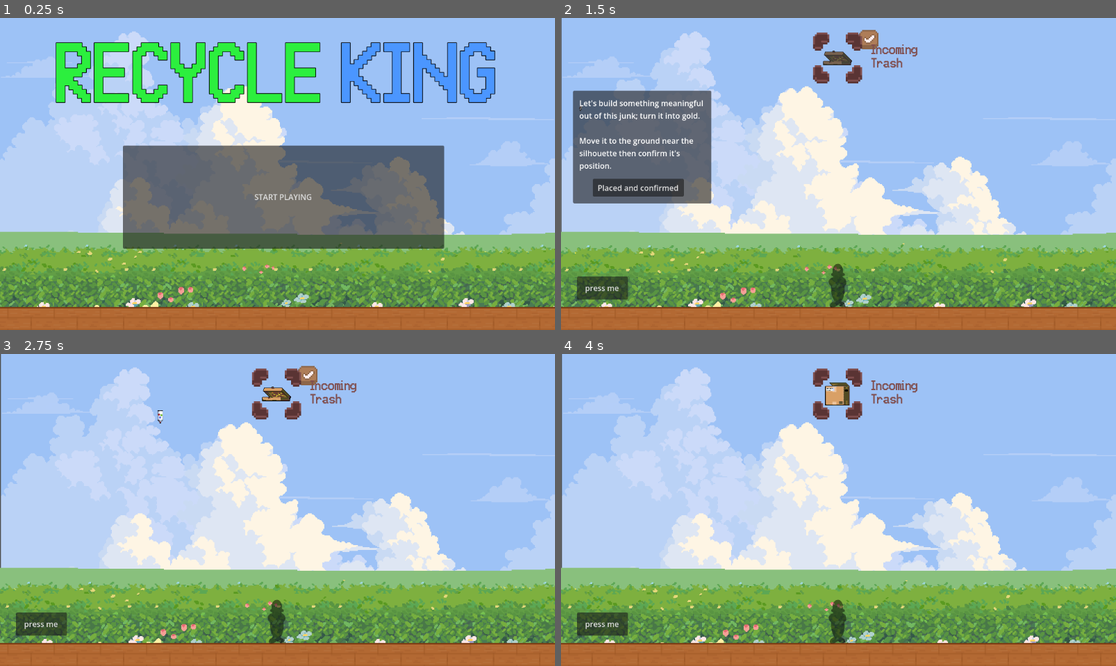
Above: before the commit, frames 1-4 (two rows, left to right).
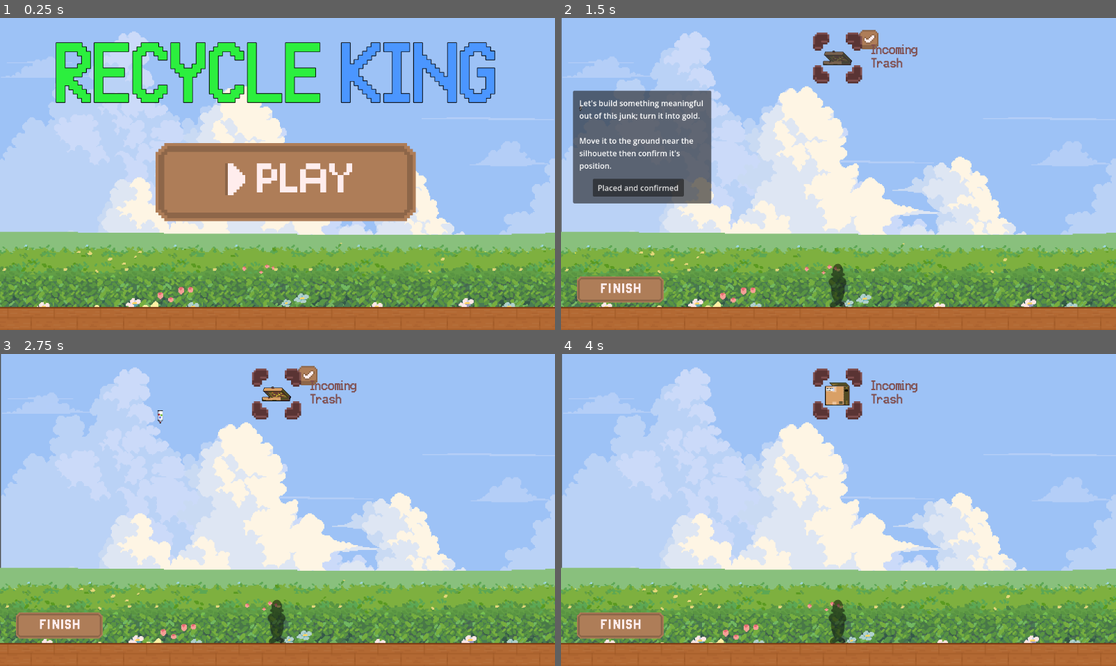
Above: after the commit, the same moments.

Repository: funkymonkeysgames/lame-jam-59
Game: Godot game, scene res://Scenes/main.tscn
Same seed, same stepped clock (60 frames per second), same inputs: the game is played once before the commit and once after it.
Inputs (mouse positions are in pixels of both pictures, inside the frame that each line leads up to; where the layout moved, square brackets give the same spot in the first picture):
- Up to frame 1 (0.25 s): no input
- Up to frame 2 (1.5 s): click (844, 183) [844, 195] at 0.5 s; click (838, 58) at 1.25 s
- Up to frame 3 (2.75 s): click "Placed and confirmed" at 2 s
- Up to frame 4 (4 s): click (599, 625) at 2.75 s, where only the run before the commit has a clickable "press me"; click "Replay" at 3.5 s

The runs differ from the first frame. In frame 1, 20% of the frame differs, in the area x 22-81%, y 40-74%; in frame 2, 1.3%; in frame 3, 1.3%; in frame 4, 1.3%.
Error in both runs: Invalid access to property or key 'neighbour_area2d' on a base object of type 'previously freed'. (res://Scripts/neighbour_manager.gd:21)

Commit message:
made buttons nicer

Diff:
--- a/Scenes/main.tscn
+++ b/Scenes/main.tscn
@@ -4,9 +4,11 @@
 [ext_resource type="PackedScene" uid="uid://d2wle73x0ng8r" path="res://Scenes/floor.tscn" id="2_bo1nx"]
 [ext_resource type="PackedScene" uid="uid://gagkmr2exnfs" path="res://Scenes/Silhouettes/silhouette_manager.tscn" id="2_h1bgf"]
 [ext_resource type="Script" uid="uid://di3ad1sghrct5" path="res://Scripts/neighbour_manager.gd" id="2_jjvhh"]
+[ext_resource type="Texture2D" uid="uid://cesb86cihtd2q" path="res://Assets/UI/start_button.png" id="3_6vcvc"]
 [ext_resource type="PackedScene" uid="uid://ccglcr6p2if0w" path="res://Scenes/tetris_spawner.tscn" id="3_8gbba"]
 [ext_resource type="Script" uid="uid://b4hy7vd5jw7fd" path="res://Scripts/tutorial_ui.gd" id="3_cbgmd"]
 [ext_resource type="Script" uid="uid://b4ibutrjluh7o" path="res://Scripts/tutorial_panel.gd" id="4_1w6v2"]
+[ext_resource type="Texture2D" uid="uid://bf4q4me1kw3tm" path="res://Assets/UI/start_button_pressed.png" id="4_7k868"]
 [ext_resource type="Texture2D" uid="uid://dnodbo2fvoqud" path="res://Assets/background/Floor/2.png" id="4_kry3j"]
 [ext_resource type="Texture2D" uid="uid://brac6qs81s5tq" path="res://Assets/background/Floor/3.png" id="5_21xkr"]
 [ext_resource type="Texture2D" uid="uid://l6tkkro3xkcj" path="res://Assets/background/Sky/1.png" id="6_344ge"]
@@ -26,6 +28,8 @@
 [ext_resource type="AudioStream" uid="uid://cnr232bjrh75b" path="res://Assets/sfx/pickupp.wav" id="22_ee4r6"]
 [ext_resource type="AudioStream" uid="uid://b7tfn84cvu1ex" path="res://Assets/sfx/contact.wav" id="22_u50mg"]
 [ext_resource type="AudioStream" uid="uid://dx1ol6uci5e2y" path="res://Assets/sfx/click.wav" id="23_gt3je"]
+[ext_resource type="Texture2D" uid="uid://cd4s4py3b1hv7" path="res://Assets/UI/finish_button.png" id="24_hpc6h"]
+[ext_resource type="Texture2D" uid="uid://cvpgkqmf4tj8x" path="res://Assets/UI/finish_button_pressed.png" id="25_kltya"]
 [ext_resource type="AudioStream" uid="uid://dpm03a74rjqpt" path="res://Assets/sfx/whoosh.wav" id="25_u50mg"]
 
 [sub_resource type="LabelSettings" id="LabelSettings_cbgmd"]
@@ -315,13 +319,16 @@
 label_settings = SubResource("LabelSettings_1w6v2")
 horizontal_alignment = 2
 
-[node name="StartButton" type="Button" parent="title_screen" unique_id=230021622]
-layout_mode = 0
-offset_left = 255.0
-offset_top = 265.0
-offset_right = 922.0
-offset_bottom = 479.0
-text = "START PLAYING"
+[node name="StartButton" type="TextureButton" parent="title_screen" unique_id=1070775050]
+texture_filter = 1
+layout_mode = 0
+offset_left = 323.0
+offset_top = 260.0
+offset_right = 413.0
+offset_bottom = 287.0
+scale = Vector2(6, 6)
+texture_normal = ExtResource("3_6vcvc")
+texture_pressed = ExtResource("4_7k868")
 
 [node name="NeighbourManager" type="Node" parent="." unique_id=962948133]
 script = ExtResource("2_jjvhh")
@@ -599,13 +606,16 @@
 offset_bottom = 286.0
 text = "It's rotating time"
 
-[node name="Button" type="Button" parent="." unique_id=709874671]
-visible = false
+[node name="Button" type="TextureButton" parent="." unique_id=940598135]
+visible = false
+texture_filter = 1
 offset_left = 33.0
 offset_top = 537.0
 offset_right = 139.0
 offset_bottom = 585.0
-text = "press me"
+scale = Vector2(2, 2)
+texture_normal = ExtResource("24_hpc6h")
+texture_pressed = ExtResource("25_kltya")
 
 [node name="SFX" type="Node" parent="." unique_id=1276990243]
 
@@ -631,6 +641,8 @@
 
 [connection signal="button_down" from="title_screen/StartButton" to="." method="_on_start_button_button_down"]
 [connection signal="button_down" from="title_screen/StartButton" to="Tutorial UI" method="_on_start_button_button_down"]
+[connection signal="button_up" from="title_screen/StartButton" to="." method="_on_start_button_button_up"]
+[connection signal="button_up" from="title_screen/StartButton" to="Tutorial UI" method="_on_start_button_button_up"]
 [connection signal="timeout" from="Background/Floor2/Timer" to="Background/Floor2/AnimatedSprite2D2" method="_on_timer_timeout"]
 [connection signal="timeout" from="Background/Sky/Timer" to="Background/Sky" method="_on_timer_timeout"]
 [connection signal="level_resetted" from="SilhouetteManager" to="ObjectsList" method="_on_silhouette_manager_level_resetted"]
@@ -641,3 +653,4 @@
 [connection signal="visibility_changed" from="Tutorial UI/Tutorial4" to="Tutorial UI/Tutorial3" method="_on_tutorial_4_visibility_changed"]
 [connection signal="button_down" from="Button" to="SilhouetteManager" method="_on_finish_button_button_down"]
 [connection signal="button_down" from="Button" to="ObjectsList" method="_on_result_button_button_down"]
+[connection signal="button_up" from="Button" to="SilhouetteManager" method="_on_finish_button_button_up"]
--- a/Scripts/main.gd
+++ b/Scripts/main.gd
@@ -8,7 +8,7 @@
 @export var silhouettemanager: Control
 @export var tetris_spawner: Node2D
 @export var objects_list: Node2D
-@export var button: Button
+@export var button: TextureButton
 @export var sfx: Node
 @export var tutorial_ui: Control
 
@@ -22,7 +22,7 @@
 	pass
 
 
-func _on_start_button_button_down() -> void:
+func _on_start_button_button_up() -> void:
 	title_screen.visible = false
 	title_screen.process_mode = Node.PROCESS_MODE_DISABLED
 	tutorial_ui.visible = true
--- a/Scripts/silhouette_manager.gd
+++ b/Scripts/silhouette_manager.gd
@@ -1,6 +1,6 @@
 extends Control
 
-@export var finish_button: Button
+@export var finish_button: TextureButton
 @export var objects_list: Node
 @export var ray: RayCast2D
 @export var level_pass_panel:Panel
@@ -80,7 +80,8 @@
 	levels[current_level_idx].process_mode = Node.PROCESS_MODE_INHERIT
 	levels[current_level_idx].visible = true
 
-func _on_finish_button_button_down() -> void:
+func _on_finish_button_button_up() -> void:
+	print("yo")
 	check_score()
 
 func _on_replay_button_down() -> void:
--- a/Scripts/tutorial_ui.gd
+++ b/Scripts/tutorial_ui.gd
@@ -14,7 +14,7 @@
 
 
 
-func _on_start_button_button_down() -> void:
+func _on_start_button_button_up() -> void:
 	get_node("Tutorial1").visible = true
 
 func _on_item_grabbed() -> void:
Binary file added: Assets/UI/finish_button.png
Not shown, added: Assets/UI/finish_button.png.import
Binary file added: Assets/UI/finish_button_pressed.png
Not shown, added: Assets/UI/finish_button_pressed.png.import
Binary file changed: Assets/UI/start_button_pressed.png
Not shown: 1 places in Scenes/main.tscn that only renumber resources
Not shown, changed: Assets/.DS_Store
